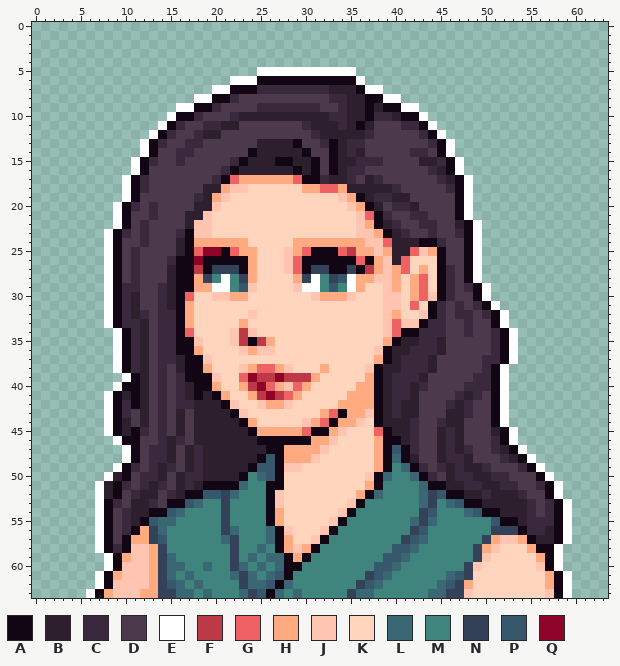
Two versions of one pixel-art sprite, graphics/field_mugshots/people/hannah/happy.png. Above is the file before it was changed.
The file is 64x64 pixels.
Palette (. is transparent): A #120614  B #2d1f2e  C #3a283c  D #4c394b  E #ffffff  F #bd3947  G #ef6264  H #ffaa80  J #ffc5b0  K #ffd5bd  L #3b6673  M #3f847d  N #334159  P #37576d  Q #8e0429
Pixels before (only the part around the change), first column x 3:
 3 ......................................................
 4 ......................................................
 5 ......................EEEEEEEEEEE.....................
 6 ...................EEEAAAAAAAAAAAE....................
 7 .................EEAAACCCCCCCCBBBAEE..................
 8 ...............EEAACDDDDDDDDDDCCBBAAEE................
 9 .............EEAACDDDDCCCCCCCDDCBBABAAEE..............
10 ............EAACDDDCBBBBBBBBBBCCBBACCBAAE.............
11 ...........EACDDCCBBDDDDDDDCBBBCBABDDDCCAE............
12 ..........EACDDCBBDDDDDDDDDDCBBBBBCDDDDDCAE...........
13 .........EACDDCCDDDDDDBBBBADDCABCCDDDDDDDCAE..........
14 .........EADDCCDDDDDDABBBBBADDABCBDDDDDCCDAE..........
15 ........EACDDCDDDDDCABBBAABBADABBCCCDDDDBBCAE.........
16 ........EADDDDDDDDCABBBBBBABADABCCDDDDDDDCBAE.........
17 .......EACDDDDDDDCAGHHHHHHGAACBBCDBCDDDDDDCBAE........
18 .......EACDDDDDDBBHJJKKKKKKHHGGHBBBBBCDDDDDCAE........
19 .......EADDDDDDCBHJKKKKKKKKKKKKJHABCCBBDDDDDAE........
20 ......EACDCDDDDBBJKKKKKKKKKKKKKKJHABDCCBDDDDAE........
21 ......EADDCDDDBBJKKKKKKKKKKKKKKKKJGACDDCCDDDAE........
22 ......EADCDDDDBJJKKKKKKKKKKKKKKKKJHABCDDCCDDBAE.......
23 .....EACDCDDDCAJJKKKKKKKKKKKKKKKKJJHABCDDCDDCAE.......
24 .....EADDCDDDBAHHHHHHKKKKKHHHHHHHHJJGBBBAACDDAE.......
25 .....EADCDDDDBAGQQAGHHKKKJHGAAAGFHHJHBBGJHADDAE.......
26 .....EADCDDDCAAQAAAAAHKKKJGAAAAAAGAHJBGKKKADDAE.......
27 .....EADCDDDBAAFANNNAHKKKJGANNAANAFHJHGKHKACDAE.......
28 .....EADCDDDBAAHNMEMNHKKKKHNEMNPEHHJJHKHGKACDAE.......
29 .....EACCDDCBAAHHEEMPJKKKKJEEMPMEHKKJHKHGKACDCAE......
30 .....EACBDDCBAGKKJJHHKKKKKKKJHHHJKKKJJKHGJACDDAE......
31 .....EACBDDCBAHKKKKKKKKKKKKKKKKKKKKKJJKGKACDCDCAE.....
32 .....EACBCDCCAHKKKKKKJKKKKKKKKKKKKKKJHKKJACDCCDCAE....
33 .....EACCBDCCAHKKKKKHKKKKKKKKKKKKKKKJGJJACCDDCDDAE....
34 ......EACBDCCAGKKKKJFJKKKKKKKKKKKKKKJGAACCCDDCDDCAE...
35 ......EACBDCCAAJKKKJFAFHKKKKKKKKKKKKHABBCCBDDDDDCAE...
36 ......EACBDCCAAHKKKKJHJJKKKKKKKKKKKJABBCCCBDDDDDCAE...
37 ......EACBDCCBAAJKKKKKKKKKKKKKKKKKKHABCCCBDDDDDCCAE...
38 ......EACBDCDBAAHKKKJHGGHJKKKHKKKKJABBCCCBDDDDDCAE....
39 .......EABDCDCAAAJKKGQFFQFFFHKKKKKHABCCCBDDDDDCCAE....
40 ......EAABDCDCBAAHKKHFQGHJGHKKKKKHHABCCBCDDDDCCCAE....
41 .....EABABDCDCBABAHKKHFQFGHKKKKKHHHABCCBDDDDCBCDAE....
42 .....EACABDCDCCBBBAJKKJHHJKKKKKHHHHABCBBDDDCBCDDAE....
43 .....EACDBDCDBDBBBBAJKKKKKKKKHGAHHJABCBBDDDBBCDDAE....
44 .....EABDBDCDBDBBBBBAHKKKKKJHGAHHJKABBBCDDCBBDDDAE....
45 .....EABACDCDBDBBBBBBAHHHHHGAAHJKKKGABBCDDBCBDDDBAE...
46 ......EAADDCBCDBBBBBBBAAAAAAHHJKKKKHAABCDDBCBDDDCAE...
47 .......EADCCBDBCBBBBBBBAAHHHHJKKKKKHAPACDDBCBCDDCBAE..
48 .......EADCCBDBCBBBBBBAPAHHHJKKKKKKHALABDDBCCBDDDCBAE.
49 ......EACDCBCDBCBBBBBAPPAJJKKKKKKKKHAMLACDCBCBBCDDDCAE
And afterwards:
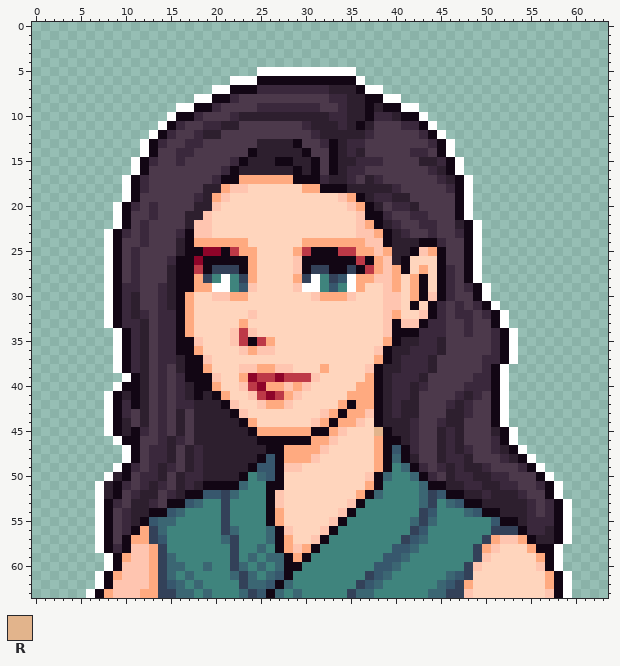
Colours new in this view: R #e2b48c
Change:
{"y":17,"x":22,"old":"G","new":"A"}
{"y":17,"x":29,"old":"G","new":"A"}
{"y":18,"x":32,"old":"GGH","new":"AAA"}
{"y":21,"x":37,"old":"G","new":"A"}
{"y":24,"x":29,"old":"H","new":"K"}
{"y":24,"x":39,"old":"G","new":"A"}
{"y":25,"x":18,"old":"G","new":"A"}
{"y":25,"x":22,"old":"G","new":"F"}
{"y":25,"x":28,"old":"J","new":"K"}
{"y":25,"x":30,"old":"G","new":"F"}
{"y":25,"x":34,"old":"G","new":"F"}
{"y":25,"x":42,"old":"G","new":"A"}
{"y":26,"x":28,"old":"JG","new":"KJ"}
{"y":26,"x":36,"old":"G","new":"F"}
{"y":26,"x":41,"old":"G","new":"A"}
{"y":27,"x":28,"old":"JG","new":"KJ"}
{"y":27,"x":41,"old":"G","new":"A"}
{"y":28,"x":43,"old":"G","new":"A"}
{"y":29,"x":43,"old":"G","new":"A"}
{"y":30,"x":17,"old":"G","new":"H"}
{"y":30,"x":43,"old":"G","new":"A"}
{"y":31,"x":42,"old":"G","new":"A"}
{"y":33,"x":40,"old":"G","new":"A"}
{"y":34,"x":17,"old":"G","new":"H"}
{"y":34,"x":40,"old":"G","new":"A"}
{"y":38,"x":24,"old":"HGGH","new":"JHHJ"}
{"y":39,"x":23,"old":"G","new":"H"}
{"y":39,"x":31,"old":"H","new":"J"}
{"y":40,"x":23,"old":"H","new":"J"}
{"y":40,"x":26,"old":"G","new":"H"}
{"y":40,"x":29,"old":"GH","new":"HJ"}
{"y":41,"x":24,"old":"H","new":"J"}
{"y":41,"x":28,"old":"GH","new":"HJ"}
{"y":42,"x":35,"old":"H","new":"A"}
{"y":43,"x":32,"old":"HG","new":"JH"}
{"y":44,"x":30,"old":"JHG","new":"KJH"}
{"y":45,"x":30,"old":"G","new":"H"}
{"y":45,"x":38,"old":"G","new":"R"}
{"label":"changed","picture_box":[230,175,239,184]}
{"label":"changed","picture_box":[284,175,428,337]}
{"label":"changed","picture_box":[194,247,239,256]}
{"label":"changed","picture_box":[185,292,194,337]}
{"label":"changed","picture_box":[239,364,383,436]}
